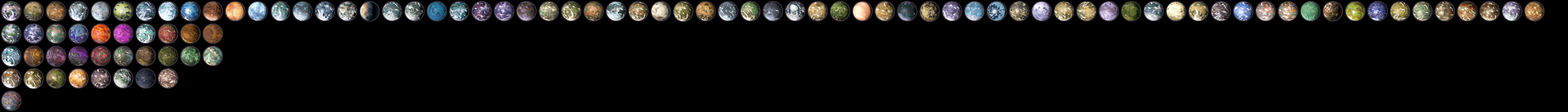
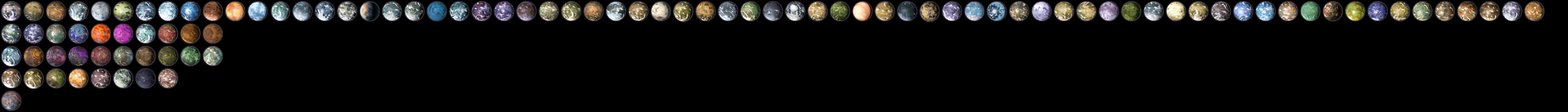
Two versions of the same layered image (1568x112). Layer-by-layer changes:
added layer "Layer 110" above "Layer 88" over (1256, 1, 1276, 21)
